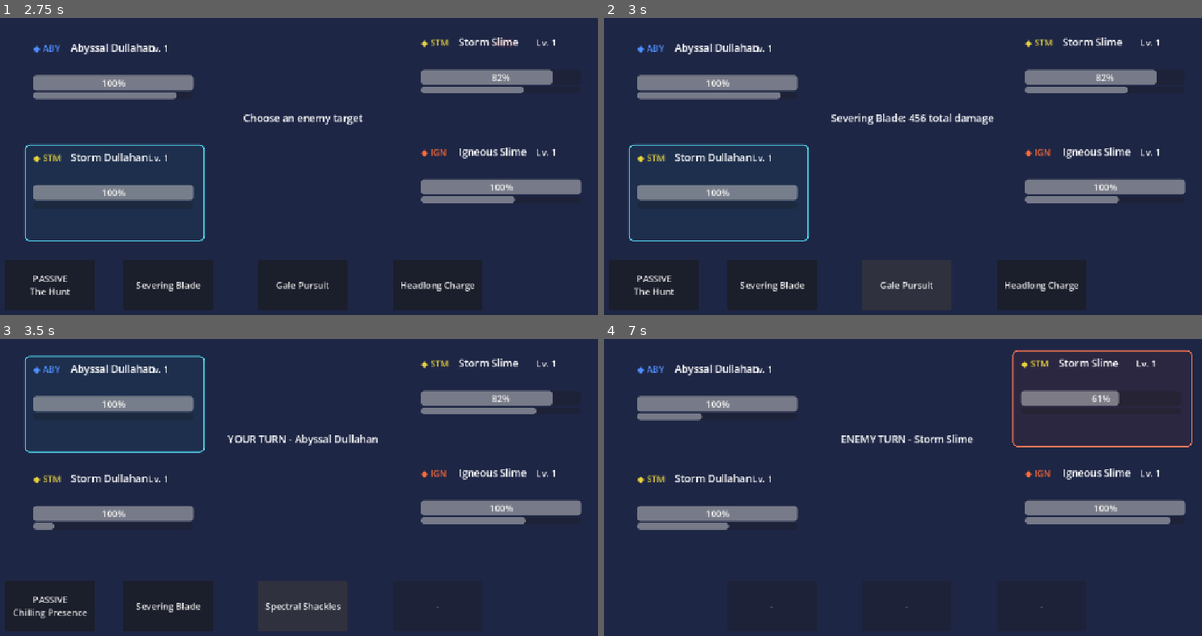
Above: before the commit, frames 1-4 (two rows, left to right).
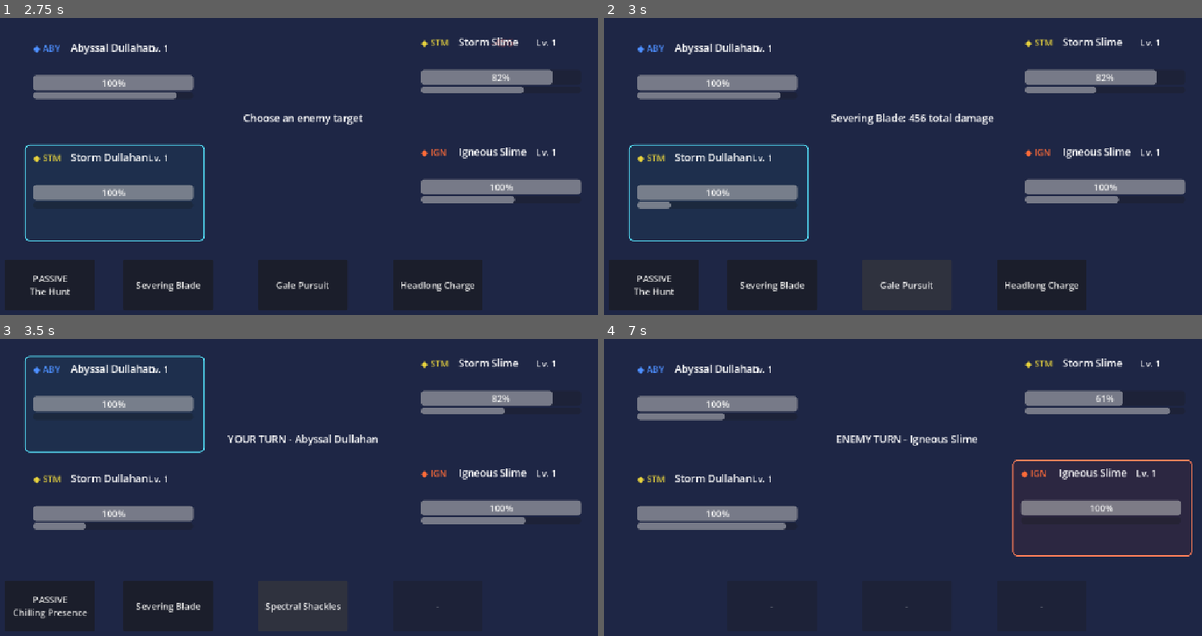
Above: after the commit, the same moments.

Repository: Akharyuu/monster-rpg
Game: Godot game, scene res://scenes/battle/battle_screen.tscn
Same seed, same stepped clock (60 frames per second), same inputs: the game is played once before the commit and once after it.
Inputs (mouse positions are in pixels of both pictures, inside the frame that each line leads up to):
- Up to frame 1 (2.75 s): click "PASSIVE The Hunt" at 0.5 s; click "Severing Blade" at 1.25 s; click (502, 77) at 2.02 s
- Up to frame 2 (3 s): click "Gale Pursuit" at 2.75 s
- Up to frame 3 (3.5 s): no input
- Up to frame 4 (7 s): click "PASSIVE Chilling Presence" at 3.5 s; click "Spectral Shackles" at 4.25 s; click (1106, 398) at 5.02 s; click "PASSIVE Chilling Presence" at 5.75 s

Frame 1 is identical in both runs. In frame 2, 0.3% of the frame differs, in the area x 5-88%, y 23-65%; in frame 3, 0.2%; in frame 4, 4.1%, in the area x 16-99%, y 3-74%.

Commit message:
Implement Storm Dullahan Headlong Charge and The Hunt

Diff:
--- a/godot/scripts/battle/battle_controller.gd
+++ b/godot/scripts/battle/battle_controller.gd
@@ -196,34 +196,62 @@
     if active_monster.has_oblivion():
         return
 
-    if active_monster.monster_id != "dullahan_abyssal":
-        return
-
     var opponents: Array = (
         enemies
         if active_monster in allies
         else allies
     )
 
-    for enemy in opponents:
-        if not enemy.is_alive():
-            continue
-
-        var eligible: Array = []
-
-        for debuff in enemy.debuffs:
-            if debuff.extendable:
-                eligible.append(debuff)
-
-        if eligible.is_empty():
-            continue
-
-        var chosen = eligible[
-            randi_range(0, eligible.size() - 1)
-        ]
-
-        chosen.remaining_turns += 1
-        chosen.duration += 1
+    if active_monster.monster_id == "dullahan_abyssal":
+        for enemy in opponents:
+            if not enemy.is_alive():
+                continue
+
+            var eligible: Array = []
+
+            for debuff in enemy.debuffs:
+                if debuff.extendable:
+                    eligible.append(debuff)
+
+            if eligible.is_empty():
+                continue
+
+            var chosen = eligible[
+                randi_range(0, eligible.size() - 1)
+            ]
+
+            chosen.remaining_turns += 1
+            chosen.duration += 1
+
+        return
+
+    if active_monster.monster_id == "dullahan_storm":
+        var living_opponents: Array = []
+
+        for enemy in opponents:
+            if enemy.is_alive():
+                living_opponents.append(enemy)
+
+        if living_opponents.is_empty():
+            return
+
+        var target = living_opponents[0]
+
+        for enemy in living_opponents:
+            if enemy.action_gauge > target.action_gauge:
+                target = enemy
+
+        var stolen: float = minf(
+            0.20,
+            target.action_gauge
+        )
+
+        target.action_gauge = maxf(
+            0.0,
+            target.action_gauge - stolen
+        )
+
+        active_monster.increase_action_gauge(stolen)
 
 
 func clear_active_monster() -> void:
@@ -331,6 +359,59 @@
         active_monster,
         targets
     )
+
+    if (
+        active_monster.monster_id == "dullahan_storm"
+        and skill.skill_id == "headlong_charge"
+    ):
+        var attack_up = (
+            StatusEffectFactoryScript.create_status_effect(
+                "attack_up",
+                2,
+                active_monster
+            )
+        )
+
+        var speed_up = (
+            StatusEffectFactoryScript.create_status_effect(
+                "speed_up",
+                2,
+                active_monster
+            )
+        )
+
+        active_monster.apply_status_effect(attack_up)
+        active_monster.apply_status_effect(speed_up)
+
+        var team: Array = (
+            allies
+            if active_monster in allies
+            else enemies
+        )
+
+        var living_allies: Array = []
+
+        for ally in team:
+            if ally.is_alive() and ally != active_monster:
+                living_allies.append(ally)
+
+        var gauge_target = active_monster
+
+        if not living_allies.is_empty():
+            gauge_target = living_allies[0]
+
+            for ally in living_allies:
+                if ally.action_gauge < gauge_target.action_gauge:
+                    gauge_target = ally
+
+        gauge_target.increase_action_gauge(0.20)
+
+        caster_feedback.append("ATK UP!")
+        caster_feedback.append("SPD UP!")
+        caster_feedback.append(
+            "HEADLONG CHARGE - %s +20%% AG"
+            % gauge_target.monster_name
+        )
 
     if (
         active_monster.monster_id == "drake_void"
